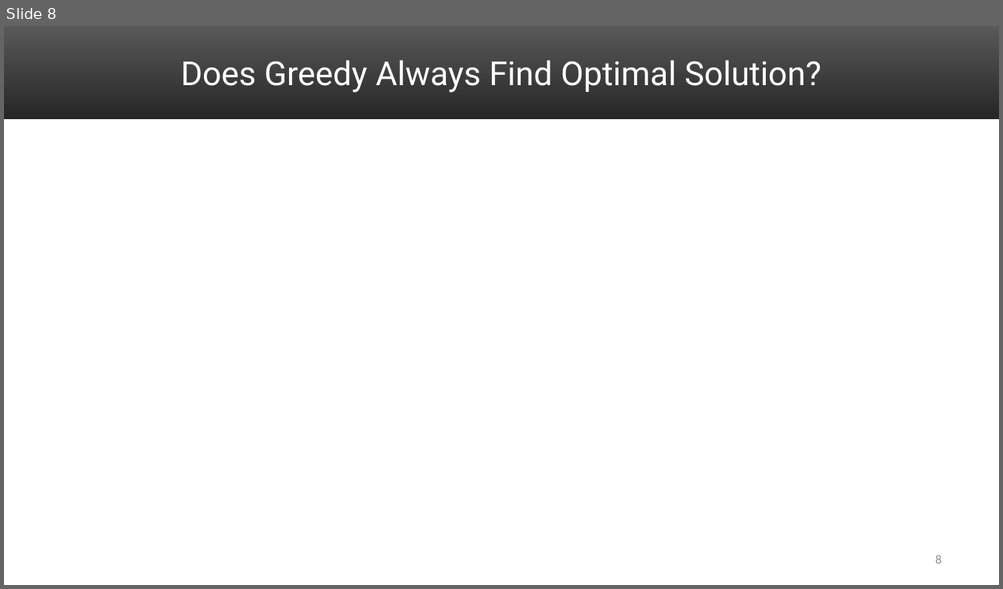
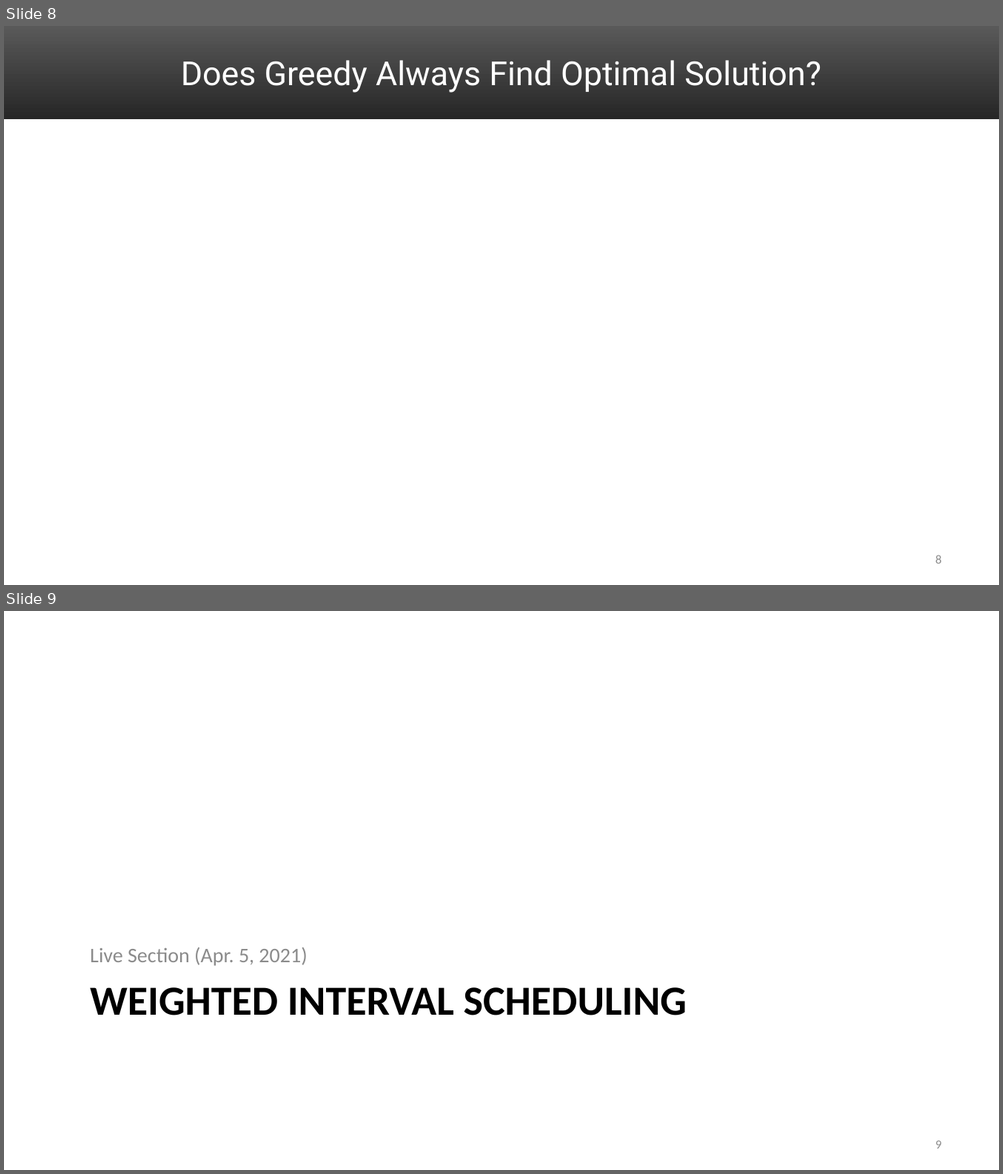
Before and after one commit to uva-cs/cs4102-f21, a slide deck: slides/DP_activitySelect_Proof.pptx. Shown one above the other, each under a label of ours: slide 8 before the commit, slides 8 and 9 after it. The pictures are 1003x589 and 1003x1174 pixels, drawn with LibreOffice and Linux fonts; fonts in the diff are those of the drawing; grey boxes stand for pictures. Boxes give left, top, right and bottom in pixels: in the first picture for what was removed or moved away, otherwise in the second. Text is boxed around its words. In the diff, an @@ line names an element or a change of style, - is before the commit and + after.

Commit message:
adding weighted activity selection slides

```diff
--- a/slides/DP_activitySelect_Proof.pptx
+++ b/slides/DP_activitySelect_Proof.pptx
@@ slide 9 added at box(4, 611, 999, 1170), background #FFFFFF @@
@@ text added at box(90, 948, 307, 966), 20 pt, text #8C8C8C @@
+Live Section (Apr. 5, 2021)
@@ title added at box(90, 988, 686, 1016), 40 pt, text #000000, bold @@
+WEIGHTED INTERVAL SCHEDULING
@@ page number added at box(935, 1141, 941, 1149), 12 pt, text #8C8C8C @@
+9
```
Also in this commit, not shown: 14 other slides added, 1 other file.
